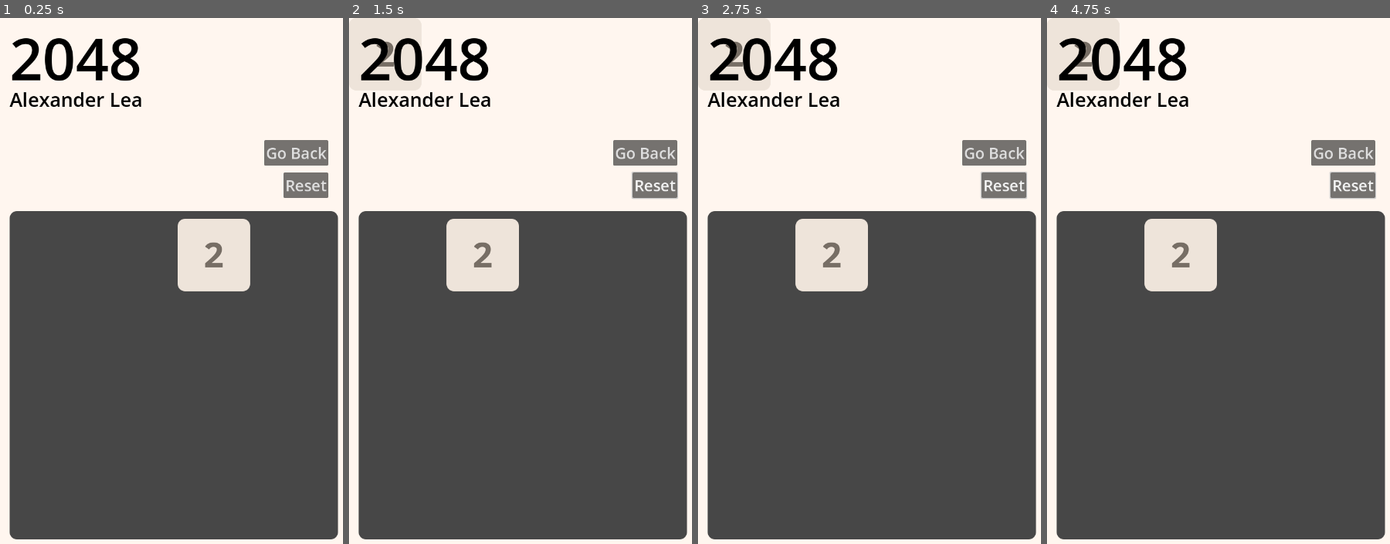
Above: before the commit, frames 1-4 (left to right).
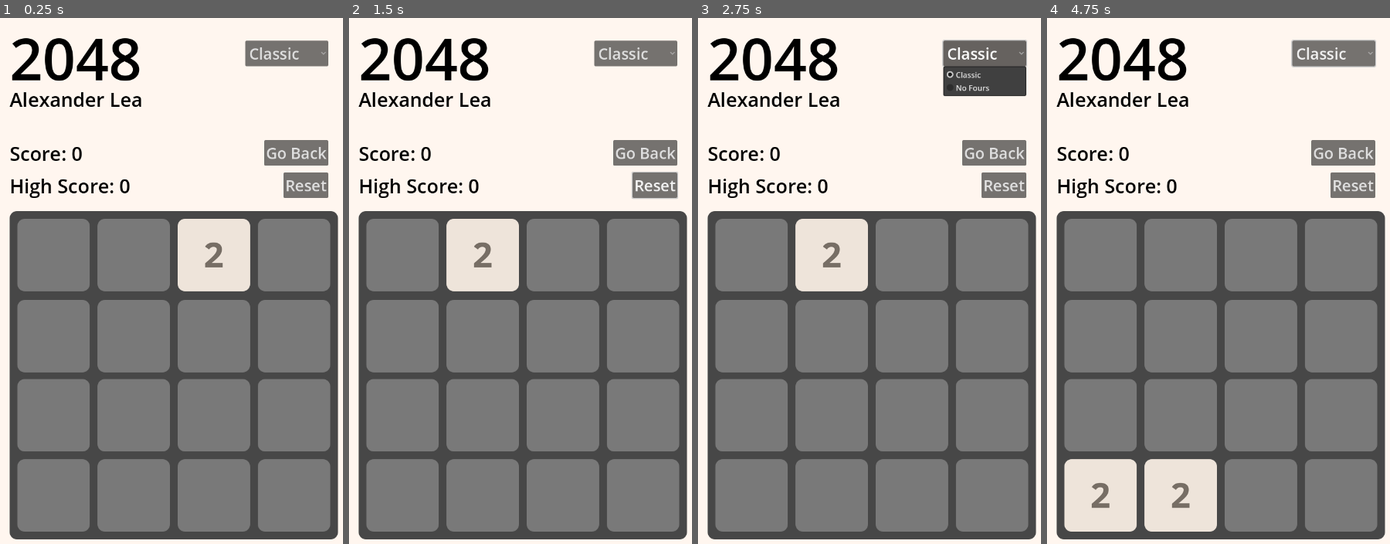
Above: after the commit, the same moments.

Repository: AlexLea444/2048
Game: Godot game, scene res://game.tscn
Two runs of this game, one before a commit and one after it. Both use one fixed random seed, a clock stepped at 60 frames per second and the inputs below.
Inputs (mouse positions are in pixels of both pictures, inside the frame that each line leads up to):
- Up to frame 1 (0.25 s): no input
- Up to frame 2 (1.5 s): click "Reset" at 0.5 s; click "Go Back" at 1.25 s
- Up to frame 3 (2.75 s): click (986, 54) at 2 s, where only the run after the commit has a clickable "Classic"
- Up to frame 4 (4.75 s): click (1335, 54) at 2.75 s, where only the run after the commit has a clickable "Classic"; click (1335, 54) at 3.5 s, where only the run after the commit has a clickable "Classic"; move the mouse to (1297, 296) at 4.27 s; click (1297, 296) at 4.42 s

The runs differ from the first frame. In frame 1, 45% of the frame differs, in the area x 2-97%, y 4-98%; in frame 2, 45%; in frame 3, 47%; in frame 4, 48%.

Commit message:
go_back, mode select working

Diff:
--- /dev/null
+++ b/board_background.tscn
@@ -0,0 +1,137 @@
+[gd_scene load_steps=3 format=3 uid="uid://bm032x6xhxjlr"]
+
+[sub_resource type="StyleBoxFlat" id="StyleBoxFlat_3qvx6"]
+bg_color = Color(0.277528, 0.277528, 0.277528, 1)
+corner_radius_top_left = 15
+corner_radius_top_right = 15
+corner_radius_bottom_right = 15
+corner_radius_bottom_left = 15
+
+[sub_resource type="StyleBoxFlat" id="StyleBoxFlat_rqsl5"]
+bg_color = Color(0.473975, 0.473976, 0.473975, 1)
+corner_radius_top_left = 15
+corner_radius_top_right = 15
+corner_radius_bottom_right = 15
+corner_radius_bottom_left = 15
+
+[node name="board_background" type="Node2D"]
+
+[node name="Panel" type="Panel" parent="."]
+offset_left = 20.0
+offset_top = 400.0
+offset_right = 700.0
+offset_bottom = 1080.0
+theme_override_styles/panel = SubResource("StyleBoxFlat_3qvx6")
+
+[node name="Panel" type="Panel" parent="Panel"]
+layout_mode = 0
+offset_left = 16.0
+offset_top = 16.0
+offset_right = 166.0
+offset_bottom = 166.0
+theme_override_styles/panel = SubResource("StyleBoxFlat_rqsl5")
+
+[node name="Panel2" type="Panel" parent="Panel"]
+offset_left = 182.0
+offset_top = 16.0
+offset_right = 332.0
+offset_bottom = 166.0
+theme_override_styles/panel = SubResource("StyleBoxFlat_rqsl5")
+
+[node name="Panel3" type="Panel" parent="Panel"]
+offset_left = 348.0
+offset_top = 16.0
+offset_right = 498.0
+offset_bottom = 166.0
+theme_override_styles/panel = SubResource("StyleBoxFlat_rqsl5")
+
+[node name="Panel4" type="Panel" parent="Panel"]
+offset_left = 514.0
+offset_top = 16.0
+offset_right = 664.0
+offset_bottom = 166.0
+theme_override_styles/panel = SubResource("StyleBoxFlat_rqsl5")
+
+[node name="Panel5" type="Panel" parent="Panel"]
+offset_left = 16.0
+offset_top = 184.0
+offset_right = 166.0
+offset_bottom = 334.0
+theme_override_styles/panel = SubResource("StyleBoxFlat_rqsl5")
+
+[node name="Panel6" type="Panel" parent="Panel"]
+offset_left = 182.0
+offset_top = 184.0
+offset_right = 332.0
+offset_bottom = 334.0
+theme_override_styles/panel = SubResource("StyleBoxFlat_rqsl5")
+
+[node name="Panel7" type="Panel" parent="Panel"]
+offset_left = 348.0
+offset_top = 184.0
+offset_right = 498.0
+offset_bottom = 334.0
+theme_override_styles/panel = SubResource("StyleBoxFlat_rqsl5")
+
+[node name="Panel8" type="Panel" parent="Panel"]
+offset_left = 514.0
+offset_top = 184.0
+offset_right = 664.0
+offset_bottom = 334.0
+theme_override_styles/panel = SubResource("StyleBoxFlat_rqsl5")
+
+[node name="Panel9" type="Panel" parent="Panel"]
+offset_left = 16.0
+offset_top = 348.0
+offset_right = 166.0
+offset_bottom = 498.0
+theme_override_styles/panel = SubResource("StyleBoxFlat_rqsl5")
+
+[node name="Panel10" type="Panel" parent="Panel"]
+offset_left = 182.0
+offset_top = 348.0
+offset_right = 332.0
+offset_bottom = 498.0
+theme_override_styles/panel = SubResource("StyleBoxFlat_rqsl5")
+
+[node name="Panel11" type="Panel" parent="Panel"]
+offset_left = 348.0
+offset_top = 348.0
+offset_right = 498.0
+offset_bottom = 498.0
+theme_override_styles/panel = SubResource("StyleBoxFlat_rqsl5")
+
+[node name="Panel12" type="Panel" parent="Panel"]
+offset_left = 514.0
+offset_top = 348.0
+offset_right = 664.0
+offset_bottom = 498.0
+theme_override_styles/panel = SubResource("StyleBoxFlat_rqsl5")
+
+[node name="Panel13" type="Panel" parent="Panel"]
+offset_left = 16.0
+offset_top = 514.0
+offset_right = 166.0
+offset_bottom = 664.0
+theme_override_styles/panel = SubResource("StyleBoxFlat_rqsl5")
+
+[node name="Panel14" type="Panel" parent="Panel"]
+offset_left = 182.0
+offset_top = 514.0
+offset_right = 332.0
+offset_bottom = 664.0
+theme_override_styles/panel = SubResource("StyleBoxFlat_rqsl5")
+
+[node name="Panel15" type="Panel" parent="Panel"]
+offset_left = 348.0
+offset_top = 514.0
+offset_right = 498.0
+offset_bottom = 664.0
+theme_override_styles/panel = SubResource("StyleBoxFlat_rqsl5")
+
+[node name="Panel16" type="Panel" parent="Panel"]
+offset_left = 514.0
+offset_top = 514.0
+offset_right = 664.0
+offset_bottom = 664.0
+theme_override_styles/panel = SubResource("StyleBoxFlat_rqsl5")
--- a/game.gd
+++ b/game.gd
@@ -1,8 +1,47 @@
 extends Node2D
+
+var high_score
+var score_file = "user://scores.cfg"
 
 func _ready() -> void:
 	$game_board.game_over.connect(Callable(self, "_on_game_over"))
+	$game_board.game_score.connect(Callable(self, "_on_game_score"))
+	_load_high_score()
 
 func _on_game_over() -> void:
-	print("Game Over")
-	$title.text = "2048 :("
+	$game_title.text = "2048"
+
+func _on_game_score(new_score: int) -> void:
+	$score.text = "Score: " + str(new_score)
+
+	if new_score > high_score:
+		_update_high_score(new_score)
+
+func _load_high_score() -> void:
+	var config = ConfigFile.new()
+
+	var err = config.load(score_file)
+	if err != OK:
+		config.set_value("game", "high_score", 0)
+		config.save(score_file)
+		high_score = 0
+		return
+
+	high_score = config.get_value("game", "high_score")
+	$high_score.text = "High Score: " + str(high_score)
+
+func _update_high_score(new_score: int) -> void:
+	if new_score <= high_score:
+		return
+
+	high_score = new_score
+	$high_score.text = "High Score: " + str(high_score)
+
+	var config = ConfigFile.new()
+
+	var err = config.load(score_file)
+	if err != OK:
+		return
+
+	config.set_value("game", "high_score", high_score)
+	config.save(score_file)
--- a/game.tscn
+++ b/game.tscn
@@ -10,6 +10,10 @@
 [sub_resource type="GradientTexture1D" id="GradientTexture1D_feb5d"]
 gradient = SubResource("Gradient_e2o6t")
 
+[sub_resource type="StyleBoxFlat" id="StyleBoxFlat_e2o6t"]
+
+[sub_resource type="StyleBoxFlat" id="StyleBoxFlat_feb5d"]
+
 [node name="Node2D" type="Node2D"]
 script = ExtResource("1_e2o6t")
 
@@ -20,12 +24,12 @@
 
 [node name="game_board" parent="." instance=ExtResource("1_80nbo")]
 
-[node name="title" type="RichTextLabel" parent="."]
+[node name="game_title" type="RichTextLabel" parent="."]
 top_level = true
 clip_contents = false
 offset_left = 20.0
-offset_right = 700.0
-offset_bottom = 141.0
+offset_right = 493.0
+offset_bottom = 165.0
 theme_override_colors/default_color = Color(0, 0, 0, 1)
 theme_override_colors/font_outline_color = Color(0, 0, 0, 1)
 theme_override_font_sizes/bold_italics_font_size = 120
@@ -37,7 +41,7 @@
 fit_content = true
 scroll_active = false
 
-[node name="title2" type="RichTextLabel" parent="."]
+[node name="author" type="RichTextLabel" parent="."]
 top_level = true
 clip_contents = false
 offset_left = 20.0
@@ -52,3 +56,39 @@
 theme_override_font_sizes/normal_font_size = 40
 theme_override_font_sizes/bold_font_size = 40
 text = "Alexander Lea"
+
+[node name="score" type="RichTextLabel" parent="."]
+top_level = true
+clip_contents = false
+offset_left = 20.0
+offset_top = 253.0
+offset_right = 531.0
+offset_bottom = 394.0
+theme_override_colors/default_color = Color(0, 0, 0, 1)
+theme_override_colors/font_outline_color = Color(0, 0, 0, 1)
+theme_override_font_sizes/bold_italics_font_size = 40
+theme_override_font_sizes/italics_font_size = 40
+theme_override_font_sizes/mono_font_size = 40
+theme_override_font_sizes/normal_font_size = 40
+theme_override_font_sizes/bold_font_size = 40
+theme_override_styles/fill = SubResource("StyleBoxFlat_e2o6t")
+theme_override_styles/background = SubResource("StyleBoxFlat_feb5d")
+text = "Score: 0"
+
+[node name="high_score" type="RichTextLabel" parent="."]
+top_level = true
+clip_contents = false
+offset_left = 20.0
+offset_top = 320.0
+offset_right = 531.0
+offset_bottom = 461.0
+theme_override_colors/default_color = Color(0, 0, 0, 1)
+theme_override_colors/font_outline_color = Color(0, 0, 0, 1)
+theme_override_font_sizes/bold_italics_font_size = 40
+theme_override_font_sizes/italics_font_size = 40
+theme_override_font_sizes/mono_font_size = 40
+theme_override_font_sizes/normal_font_size = 40
+theme_override_font_sizes/bold_font_size = 40
+theme_override_styles/fill = SubResource("StyleBoxFlat_e2o6t")
+theme_override_styles/background = SubResource("StyleBoxFlat_feb5d")
+text = "High Score: 0"
--- a/game_board.gd
+++ b/game_board.gd
@@ -1,7 +1,7 @@
 extends Node2D
 
 enum DIR {NONE, LEFT, RIGHT, UP, DOWN}
-enum MODE {STANDARD, EASY, HARD}
+enum MODE {STANDARD, EASY, HARD, NO4}
 
 var tile_grid = Array()
 var prev_tile_grid = Array()
@@ -13,34 +13,39 @@
 
 var game_mode = MODE.STANDARD
 
+var score = 0
+var prev_score = 0
 signal game_over
+signal game_score(new_score: int)
 
 func _ready() -> void:
 	$reset.pressed.connect(Callable(self, "_on_reset_pressed"))
 	$go_back.pressed.connect(Callable(self, "_on_go_back_pressed"))
+	$mode_select.item_selected.connect(Callable(self, "_on_mode_select_pressed"))
 	_setup_grids()
 
 func _on_reset_pressed() -> void:
+	score = 0
+	prev_score = 0
+	emit_signal("game_score", score)
 	_clear_grid(tile_grid)
 	_clear_grid(prev_tile_grid)
 	_add_new_tile()
-	_draw_tile_grid()
+	#_draw_tile_grid()
 
 func _on_go_back_pressed() -> void:
-	print("BEFORE")
-	print("prev_tile_grid:")
-	print(prev_tile_grid)
-	print("tile_grid:")
-	print(tile_grid)
+	score = prev_score
+	prev_score = 0
+	emit_signal("game_score", score)
 	_copy_grid(prev_tile_grid, tile_grid)
 	_clear_grid(prev_tile_grid)
-	_unhide_grid(tile_grid)
-	_draw_tile_grid()
-	print("AFTER")
-	print("prev_tile_grid:")
-	print(prev_tile_grid)
-	print("tile_grid:")
-	print(tile_grid)
+	_childify_grid(tile_grid)
+	#_draw_tile_grid()
+
+func _on_mode_select_pressed(index: int) -> void:
+	match index:
+		0: game_mode = MODE.STANDARD
+		1: game_mode = MODE.NO4
 
 func _copy_grid(source_grid: Array, dest_grid: Array) -> void:
 	_clear_grid(dest_grid)
@@ -67,22 +72,35 @@
 			if grid[i][j]:
 				grid[i][j].show()
 
+func _childify_grid(grid: Array) -> void:
+	for i in range(4):
+		for j in range(4):
+			if grid[i][j]:
+				add_child(grid[i][j])
+				grid[i][j]._set_img()
+
 func _drop_from_grid(grid:Array, i: int, j: int) -> void:
-	remove_child(grid[i][j])
+	if not grid[i][j].get_parent():
+		grid[i][j].free()
+	else:
+		remove_child(grid[i][j])
 	grid[i][j] = false
 
 func _copy_tile(tile: Node2D) -> Node2D:
 	var scene = preload("res://tile.tscn") as PackedScene
 	var instance = scene.instantiate()
 	instance._set_log_val(tile._get_log_val())
-	add_child(instance)
+	instance._set_pos(tile._get_row(), tile._get_col())
+	#add_child(instance)
 	return instance
 
 func _setup_grids() -> void:
+	score = 0
+	prev_score = 0
 	tile_grid = _new_grid()
 	prev_tile_grid = _new_grid()
 	_add_new_tile()
-	_draw_tile_grid()
+	#_draw_tile_grid()
 
 func _new_grid() -> Array:
 	var new_grid = Array()
@@ -106,6 +124,18 @@
 			var coords = empties.pick_random()
 			var scene = preload("res://tile.tscn") as PackedScene
 			tile_grid[coords[0]][coords[1]] = scene.instantiate()
+			add_child(tile_grid[coords[0]][coords[1]])
+			tile_grid[coords[0]][coords[1]]._set_pos(coords[0], coords[1])
+
+			# 10% chance of getting a 4
+			if randf_range(0,1) < 0.1:
+				tile_grid[coords[0]][coords[1]]._set_log_val(2)
+			return true
+		MODE.NO4:
+			var coords = empties.pick_random()
+			var scene = preload("res://tile.tscn") as PackedScene
+			tile_grid[coords[0]][coords[1]] = scene.instantiate()
+			tile_grid[coords[0]][coords[1]]._set_pos(coords[0], coords[1])
 			add_child(tile_grid[coords[0]][coords[1]])
 			return true
 		_:
@@ -134,15 +164,12 @@
 			swiping = false
 
 func _handle_swipe(swipe_dir) -> void:
-	if _get_empties().is_empty():
-		emit_signal("game_over")
-
 	if swipe_dir == DIR.NONE and swiping:
 		swipe_dir = _get_dir()
 
-	if _will_move(swipe_dir):
-		_copy_grid(tile_grid, prev_tile_grid)
-		_hide_grid(prev_tile_grid)
+	var tmp_prev_tile_grid = _new_grid()
+	var tmp_prev_score = score
+	_copy_grid(tile_grid, tmp_prev_tile_grid)
 
 	var moved = false
 	match swipe_dir:
@@ -159,9 +186,13 @@
 
 	if moved:
 		_add_new_tile()
-		_draw_tile_grid()
-
-# Returns true if the grid will update after a swipe
+		_copy_grid(tmp_prev_tile_grid, prev_tile_grid)
+		prev_score = tmp_prev_score
+		emit_signal("game_score", score)
+		#_draw_tile_grid()
+	_clear_grid(tmp_prev_tile_grid)
+
+# Deprecated (Wasn't working!!!)
 func _will_move(swipe_dir: DIR) -> bool:
 	var tmp = _new_grid()
 	_copy_grid(tile_grid, tmp)
@@ -201,6 +232,13 @@
 		else:
 			return DIR.UP
 
+func _combine_tiles(absorber, absorbee) -> void:
+	if absorber._get_log_val() != absorbee._get_log_val():
+		return
+
+	absorber._inc_log_val()
+	score += pow(2, absorber._get_log_val())
+
 func _swipe_left() -> bool:
 	var moved = false
 	for i in range(4):
@@ -209,7 +247,7 @@
 				for k in range(j + 1,4):
 					if tile_grid[i][k]:
 						if tile_grid[i][k]._get_log_val() == tile_grid[i][j]._get_log_val():
-							tile_grid[i][j]._inc_log_val()
+							_combine_tiles(tile_grid[i][j], tile_grid[i][k])
 							_drop_from_grid(tile_grid, i, k)
 							moved = true
 						break
@@ -219,6 +257,7 @@
 				for k in range(j + 1,4):
 					if tile_grid[i][k]:
 						tile_grid[i][j] = tile_grid[i][k]
+						tile_grid[i][j]._set_pos(i, j)
 						tile_grid[i][k] = false
 						moved = true
 						break
@@ -233,7 +272,7 @@
 				for k in range(j + 1,4):
 					if tile_grid[i][3 - k]:
 						if tile_grid[i][3 - k]._get_log_val() == tile_grid[i][3 - j]._get_log_val():
-							tile_grid[i][3 - j]._inc_log_val()
+							_combine_tiles(tile_grid[i][3 - j], tile_grid[i][3 - k])
 							_drop_from_grid(tile_grid, i, 3-k)
 							moved = true
 						break
@@ -243,6 +282,7 @@
 				for k in range(j + 1,4):
 					if tile_grid[i][3 - k]:
 						tile_grid[i][3 - j] = tile_grid[i][3 - k]
+						tile_grid[i][3 - j]._set_pos(i, 3 - j)
 						tile_grid[i][3 - k] = false
 						moved = true
 						break
@@ -257,7 +297,7 @@
 				for k in range(i + 1,4):
 					if tile_grid[k][j]:
 						if tile_grid[k][j]._get_log_val() == tile_grid[i][j]._get_log_val():
-							tile_grid[i][j]._inc_log_val()
+							_combine_tiles(tile_grid[i][j], tile_grid[k][j])
 							_drop_from_grid(tile_grid, k, j)
 							moved = true
 						break
@@ -267,6 +307,7 @@
 				for k in range(i + 1,4):
 					if tile_grid[k][j]:
 						tile_grid[i][j] = tile_grid[k][j]
+						tile_grid[i][j]._set_pos(i, j)
 						tile_grid[k][j] = false
 						moved = true
 						break
@@ -281,7 +322,7 @@
 				for k in range(i + 1,4):
 					if tile_grid[3 - k][j]:
 						if tile_grid[3 - k][j]._get_log_val() == tile_grid[3 - i][j]._get_log_val():
-							tile_grid[3 - i][j]._inc_log_val()
+							_combine_tiles(tile_grid[3 - i][j], tile_grid[3 - k][j])
 							_drop_from_grid(tile_grid, 3-k, j)
 							moved = true
 						break
@@ -291,6 +332,7 @@
 				for k in range(i + 1,4):
 					if tile_grid[3 - k][j]:
 						tile_grid[3 - i][j] = tile_grid[3 - k][j]
+						tile_grid[3 - i][j]._set_pos(3 - i, j)
 						tile_grid[3 - k][j] = false
 						moved = true
 						break
--- a/game_board.tscn
+++ b/game_board.tscn
@@ -1,23 +1,10 @@
 [gd_scene load_steps=3 format=3 uid="uid://diw1e7k0vw0iq"]
 
 [ext_resource type="Script" uid="uid://bims7l8u2tm3v" path="res://game_board.gd" id="1_xrvgy"]
-
-[sub_resource type="StyleBoxFlat" id="StyleBoxFlat_17g6i"]
-bg_color = Color(0.277528, 0.277528, 0.277528, 1)
-corner_radius_top_left = 15
-corner_radius_top_right = 15
-corner_radius_bottom_right = 15
-corner_radius_bottom_left = 15
+[ext_resource type="PackedScene" uid="uid://bm032x6xhxjlr" path="res://board_background.tscn" id="2_i37i2"]
 
 [node name="Node2D" type="Node2D"]
 script = ExtResource("1_xrvgy")
-
-[node name="Panel" type="Panel" parent="."]
-offset_left = 20.0
-offset_top = 400.0
-offset_right = 700.0
-offset_bottom = 1080.0
-theme_override_styles/panel = SubResource("StyleBoxFlat_17g6i")
 
 [node name="reset" type="Button" parent="."]
 offset_left = 587.0
@@ -34,3 +21,25 @@
 offset_bottom = 306.0
 theme_override_font_sizes/font_size = 32
 text = "Go Back"
+
+[node name="board_background" parent="." instance=ExtResource("2_i37i2")]
+
+[node name="mode_select" type="OptionButton" parent="."]
+anchors_preset = 6
+anchor_left = 1.0
+anchor_top = 0.5
+anchor_right = 1.0
+anchor_bottom = 0.5
+offset_left = 508.0
+offset_top = 47.0
+offset_right = 680.0
+offset_bottom = 100.0
+grow_horizontal = 0
+grow_vertical = 2
+theme_override_font_sizes/font_size = 32
+selected = 0
+item_count = 2
+popup/item_0/text = "Classic"
+popup/item_0/id = 0
+popup/item_1/text = "No Fours"
+popup/item_1/id = 1
--- /dev/null
+++ b/max_length_stack.gd
@@ -0,0 +1,26 @@
+class_name MaxLengthStack extends Resource
+
+var data = []
+var max_length = 5
+
+func _ready() -> void:
+	return
+
+func _process() -> void:
+	return
+
+func _set_max_length(new_max_length: int) -> void:
+	while len(data) > new_max_length:
+		data.pop_front()
+	max_length = new_max_length
+
+func _push(recent) -> void:
+	data.push_back(recent)
+	if len(data) > max_length:
+		data.pop_front()
+
+func _pop():
+	return data.pop_back()
+
+func _back():
+	return data.back()
--- a/tile.gd
+++ b/tile.gd
@@ -1,6 +1,8 @@
 extends Node2D
 
 var log_val = 1
+var row = -1
+var col = -1
 
 func _ready() -> void:
 	$Panel/Sprite2D.texture = preload("res://tiles/tile_1.png")
@@ -37,3 +39,14 @@
 func _set_log_val(new_val: int) -> void:
 	log_val = new_val
 	_set_img()
+
+func _set_pos(new_row: int, new_col: int) -> void:
+	row = new_row
+	col = new_col
+	set_position(Vector2(20 + 16 * (col + 1) + 150 * col, 400 + 16 * (row + 1) + 150 * row))
+
+func _get_row() -> int:
+	return row
+
+func _get_col() -> int:
+	return col
Not shown: 1 places in game.tscn that only renumber resources
Not shown, added: max_length_stack.gd.uid
